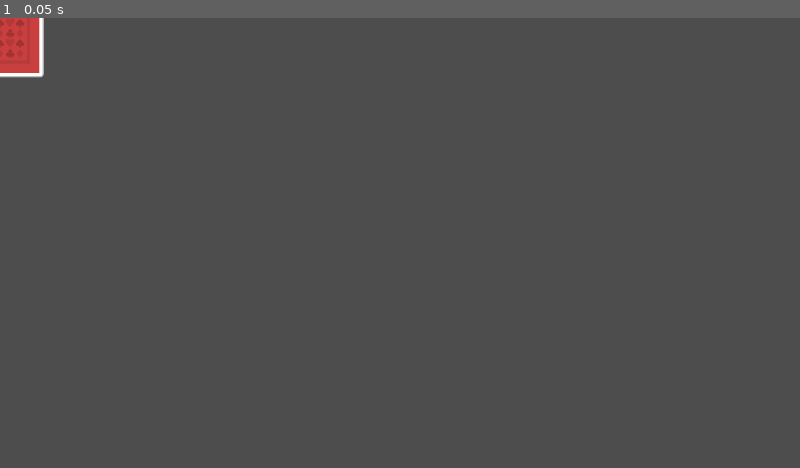
Above: before the commit, frame 1.
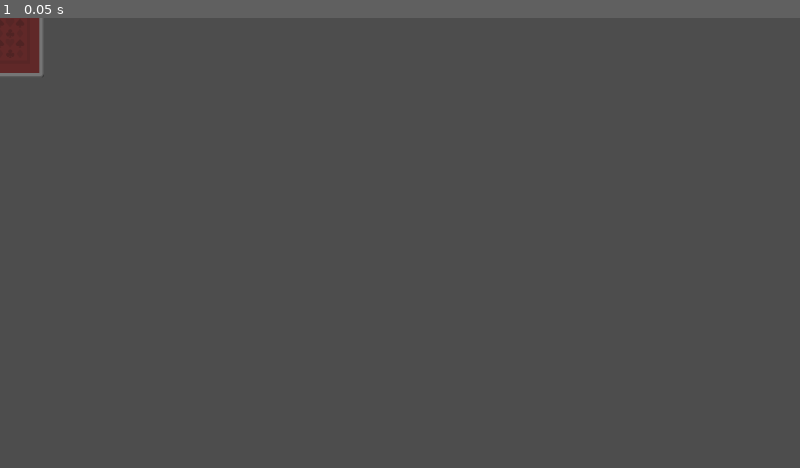
Above: after the commit, the same moment.

Repository: 0xEvsky/marboota-hearts-gm
Game: Godot game, scene res://scenes/card.tscn
Same seed, same stepped clock (60 frames per second), same inputs: the game is played once before the commit and once after it. This scene is started directly instead of the project's main scene.
Inputs:
- Up to frame 1 (0.05 s): no input

The runs differ from the first frame. In frame 1, 0.7% of the frame differs, in the area x 0-6%, y 0-14%.

Commit message:
card playing

Diff:
--- a/game/project.godot
+++ b/game/project.godot
@@ -38,6 +38,14 @@
 
 theme/custom_font="res://assets/ui/basefont.tres"
 
+[input]
+
+click={
+"deadzone": 0.5,
+"events": [Object(InputEventMouseButton,"resource_local_to_scene":false,"resource_name":"","device":-1,"window_id":0,"alt_pressed":false,"shift_pressed":false,"ctrl_pressed":false,"meta_pressed":false,"button_mask":0,"position":Vector2(0, 0),"global_position":Vector2(0, 0),"factor":1.0,"button_index":1,"canceled":false,"pressed":false,"double_click":false,"script":null)
+]
+}
+
 [rendering]
 
 renderer/rendering_method="gl_compatibility"
--- a/game/scenes/card.tscn
+++ b/game/scenes/card.tscn
@@ -1,7 +1,10 @@
-[gd_scene load_steps=3 format=3 uid="uid://bi8r7wvcfhkx3"]
+[gd_scene load_steps=4 format=3 uid="uid://bi8r7wvcfhkx3"]
 
 [ext_resource type="Script" path="res://scripts/card.gd" id="1_6newa"]
 [ext_resource type="Texture2D" uid="uid://56ntuy864yuw" path="res://assets/graphics/cards/cardBack_red4.png" id="2_63jcn"]
+
+[sub_resource type="RectangleShape2D" id="RectangleShape2D_n2k4x"]
+size = Vector2(138, 188)
 
 [node name="Card" type="Node2D"]
 script = ExtResource("1_6newa")
@@ -10,3 +13,25 @@
 
 [node name="Sprite2DBack" type="Sprite2D" parent="."]
 texture = ExtResource("2_63jcn")
+
+[node name="Area2D" type="Area2D" parent="."]
+
+[node name="CollisionShape2D" type="CollisionShape2D" parent="Area2D"]
+shape = SubResource("RectangleShape2D_n2k4x")
+
+[node name="Panel" type="Panel" parent="."]
+anchors_preset = 8
+anchor_left = 0.5
+anchor_top = 0.5
+anchor_right = 0.5
+anchor_bottom = 0.5
+offset_left = -70.0
+offset_top = -95.0
+offset_right = 70.0
+offset_bottom = 95.0
+grow_horizontal = 2
+grow_vertical = 2
+mouse_filter = 2
+
+[connection signal="mouse_entered" from="Area2D" to="." method="_on_area_2d_mouse_entered"]
+[connection signal="mouse_exited" from="Area2D" to="." method="_on_area_2d_mouse_exited"]
--- a/game/scenes/table.tscn
+++ b/game/scenes/table.tscn
@@ -78,24 +78,40 @@
 text = "Leave"
 script = ExtResource("4_y4k8u")
 
-[node name="Hand0" parent="." instance=ExtResource("6_605ca")]
+[node name="Hand0" parent="." node_paths=PackedStringArray("anchor") instance=ExtResource("6_605ca")]
 position = Vector2(0, 225)
 scale = Vector2(0.25, 0.25)
+anchor = NodePath("../CardAnchor0")
 
-[node name="Hand1" parent="." instance=ExtResource("6_605ca")]
+[node name="Hand1" parent="." node_paths=PackedStringArray("anchor") instance=ExtResource("6_605ca")]
 position = Vector2(-225, 0)
 rotation = 1.5708
 scale = Vector2(0.25, 0.25)
+anchor = NodePath("../CardAnchor1")
 
-[node name="Hand2" parent="." instance=ExtResource("6_605ca")]
+[node name="Hand2" parent="." node_paths=PackedStringArray("anchor") instance=ExtResource("6_605ca")]
 position = Vector2(0, -225)
 rotation = 3.14159
 scale = Vector2(0.25, 0.25)
+anchor = NodePath("../CardAnchor2")
 
-[node name="Hand3" parent="." instance=ExtResource("6_605ca")]
+[node name="Hand3" parent="." node_paths=PackedStringArray("anchor") instance=ExtResource("6_605ca")]
 position = Vector2(225, 0)
 rotation = -1.5708
 scale = Vector2(0.25, 0.25)
+anchor = NodePath("../CardAnchor3")
+
+[node name="CardAnchor0" type="Node2D" parent="."]
+position = Vector2(0, 75)
+
+[node name="CardAnchor1" type="Node2D" parent="."]
+position = Vector2(-75, 0)
+
+[node name="CardAnchor2" type="Node2D" parent="."]
+position = Vector2(0, -75)
+
+[node name="CardAnchor3" type="Node2D" parent="."]
+position = Vector2(75, 0)
 
 [connection signal="toggled" from="ReadyButton" to="ReadyButton" method="_on_toggled"]
 [connection signal="button_up" from="LeaveButton" to="LeaveButton" method="_on_button_up"]
--- a/game/scripts/card.gd
+++ b/game/scripts/card.gd
@@ -6,6 +6,9 @@
 var is_face_up = false
 var suit: Suit
 var value: int
+var is_playable = false
+var hover_index: int
+var is_played = false
 
 func set_card(cardStr: String):
 	if cardStr == "":
@@ -30,3 +33,35 @@
 	$"Sprite2D".texture = texture
 	is_face_up = true
 	$"Sprite2DBack".hide()
+
+func set_shroud(shroud: bool):
+	$"Panel".visible = shroud
+
+func set_playable(playable: bool):
+	set_shroud(!playable)
+	is_playable = playable
+
+func _on_area_2d_mouse_entered() -> void:
+	if !is_played && $"..".is_mine:
+		$"..".card_hovered(self)
+
+func _on_area_2d_mouse_exited() -> void:
+	if !is_played && $"..".is_mine:
+		$"..".card_unhovered(self)
+
+func hover(b: bool):
+	if !is_played:
+		if b:
+			if is_playable:
+				position.y -= 25
+			else:
+				position.y -= 5
+		else:
+			position.y = 0
+
+func _unhandled_input(event: InputEvent) -> void:
+	if event.is_action_released("click"):
+		if $"Sprite2D".is_pixel_opaque(get_local_mouse_position()):
+			if is_playable && !is_played:
+				$"..".play(self)
+			get_viewport().set_input_as_handled()
--- a/game/scripts/event_manager.gd
+++ b/game/scripts/event_manager.gd
@@ -12,6 +12,9 @@
 signal TRUMPSTART_received
 signal TRUMPCALL_received
 signal YOURTRUMPCALL_received
+signal PLAYSTART_received
+signal YOURPLAY_received
+signal PLAY_received
 
 
 
@@ -46,7 +49,7 @@
 			return
 		if res["REQUESTID"] == req["request_id"]:
 			if res["ACTION"] == "OK":
-				req["on_success"].call()
+				print_debug("OK")
 			elif res["ACTION"] == "ERROR":
 				req["on_error"].call(res["MESSAGE"])
 			_request_queue.pop_front()
@@ -78,7 +81,15 @@
 			TRUMPCALL_received.emit(msg["USERID"], msg["SCORE"])
 		"YOURTRUMPCALL":
 			YOURTRUMPCALL_received.emit(msg["MINSCORE"], msg["MAXSCORE"])
-		# TODO: DEAL
+		"PLAYSTART":
+			PLAYSTART_received.emit()
+		"YOURPLAY":
+			YOURPLAY_received.emit(msg["PLAYABLE"])
+		"PLAY":
+			PLAY_received.emit(msg["USERID"], msg["CARD"])
+		# TODO: PLAYEEND:
+			# TODO: Use this for score counter display
+
 		_:
 			push_error("Invalid or unknown action received from server:" + str(action))
 
@@ -98,3 +109,6 @@
 
 func trumpcall_request(score: String) -> Dictionary:
 	return {"ACTION": "TRUMPCALL", "SCORE": score}
+
+func play_request(card: String) -> Dictionary:
+	return {"ACTION": "PLAY", "CARD": card}
--- a/game/scripts/hand.gd
+++ b/game/scripts/hand.gd
@@ -5,6 +5,8 @@
 var player: Player
 var cards: Array[Card] = []
 var is_mine = false
+var hovered_cards: Array[Card] = []
+@export var anchor: Node2D
 
 
 # Called when the node enters the scene tree for the first time.
@@ -14,22 +16,86 @@
 func _on_deal(cardStr: String):
 	if player == Globals.my_player:
 		var cardStrArr = cardStr.split(",")
+		var i = 0
 		for card in cardStrArr:
-			add_card(card)
+			add_card(card, i)
+			i += 1
 	else:
 		for i in range(13):
-			add_card("")
+			add_card("", -1)
 	rearrange()
 
-func add_card(cardStr: String):
+func add_card(cardStr: String, index: int):
 	var cardScene = preload("res://scenes/card.tscn")
 	var card = cardScene.instantiate()
 	cards.append(card)
 	add_child(card)
 	card.set_card(cardStr)
+	card.hover_index = index
+	if index == -1:
+		card.set_shroud(true)
 	card.global_position = global_position
 
 func rearrange():
 	var half = (len(cards) - 1) / 2.0
 	for i in range(len(cards)):
 		cards[i].position.x = (i - half) * GAP
+
+func set_playable(cardStr: String):
+	var card = get_node(cardStr)
+	card.set_playable(true)
+
+func card_hovered(card: Card):
+	hovered_cards.append(card)
+	rehover()
+
+func card_unhovered(card: Card):
+	card.hover(false)
+	hovered_cards.erase(card)
+	rehover()
+
+func rehover():
+	var id = -1
+	var hover_id = -1
+	for i in range(len(hovered_cards)):
+		hovered_cards[i].hover(false)
+		if hovered_cards[i].hover_index > hover_id:
+			id = i
+			hover_id = hovered_cards[i].hover_index
+	if id > -1:
+		hovered_cards[id].hover(true)
+
+func play(card: Card):
+	var old_cards = cards
+	card.reparent(anchor)
+	cards.erase(card)
+	card.global_position = anchor.global_position
+	card.position = Vector2.ZERO
+	card.scale = Vector2(0.75, 0.75)
+	card.is_played = true
+	rearrange()
+	for c in cards:
+		c.set_playable(false)
+	EventManager.send_request(
+		EventManager.play_request(card.name),
+		func(error):
+			print_debug(error)
+			cards = []
+			var i = 0
+			for c in old_cards:
+				add_card(c.name, i)
+				i += 1
+			rearrange()
+)
+
+func on_play(card_str: String):
+	var card = get_child(-1) as Card
+	card.set_card(card_str)
+	card.reparent(anchor)
+	cards.erase(card)
+	card.global_position = anchor.global_position
+	card.position = Vector2.ZERO
+	card.scale = Vector2(0.75, 0.75)
+	card.set_shroud(false)
+	card.is_played = true
+	rearrange()
--- a/game/scripts/table.gd
+++ b/game/scripts/table.gd
@@ -8,9 +8,12 @@
 	Globals.table = self
 	EventManager.GAMESTART_received.connect(_on_gamestart)
 	EventManager.TRUMPSTART_received.connect(_on_trumpstart)
+	EventManager.PLAYSTART_received.connect(_on_playstart)
+	EventManager.YOURPLAY_received.connect(_on_yourplay)
+	EventManager.PLAY_received.connect(_on_play)
 
 func _on_gamestart():
-	# ! reverse at GAMEEND
+	# ! reset at GAMEEND
 	state = TableState.TABLE_READY
 	if Globals.my_player.state > Globals.player_manager.PLAYER_IDLE:
 		rotate_table()
@@ -34,9 +37,27 @@
 func _on_trumpstart():
 	# ! reset at ROUNDEND
 	state = TableState.TABLE_TRUMPING
-	if Globals.my_player.state > Globals.player_manager.PLAYER_IDLE:
-		Globals.my_player.state = Globals.player_manager.PLAYER_TRUMPING
-	pass
+	for i in range(4):
+		var seat = get_node("Seat" + str(i)) as Seat
+		if seat.sitter:
+			seat.sitter.state = Globals.player_manager.PLAYER_TRUMPING
+
+func _on_playstart():
+	# ! reset at GAMEEND?
+	state = TableState.TABLE_PLAYING
+	for i in range(4):
+		var seat = get_node("Seat" + str(i)) as Seat
+		if seat.sitter:
+			seat.sitter.state = Globals.player_manager.PLAYER_PLAYING
+
+func _on_yourplay(playable: String):
+	for cardStr in playable.split(","):
+		Globals.my_player.hand.set_playable(cardStr)
+
+func _on_play(user_id: String, card_str: String):
+	var player = Globals.player_manager.get_node(user_id) as Player
+	var hand = player.hand
+	hand.on_play(card_str)
 
 func rotate_table() -> void:
 	var _offset = 4 - Globals.my_player.seat.seat_num
@@ -56,6 +77,10 @@
 			var hand = get_node(hand_str) as Hand
 			current_seat.sitter.hand = hand
 			hand.player = current_seat.sitter
+			if current_seat.sitter == Globals.my_player:
+				hand.is_mine = true
+				Globals.my_player.hand = hand
+				hand.player = Globals.my_player
 
 func unRotate_table():
 	for i in range(4):
